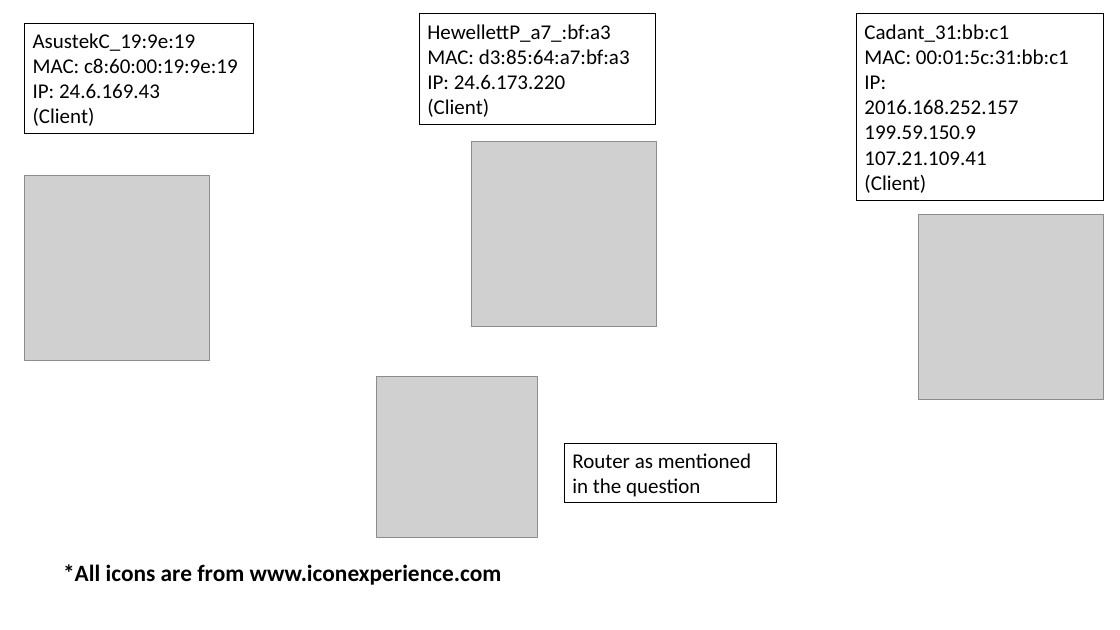
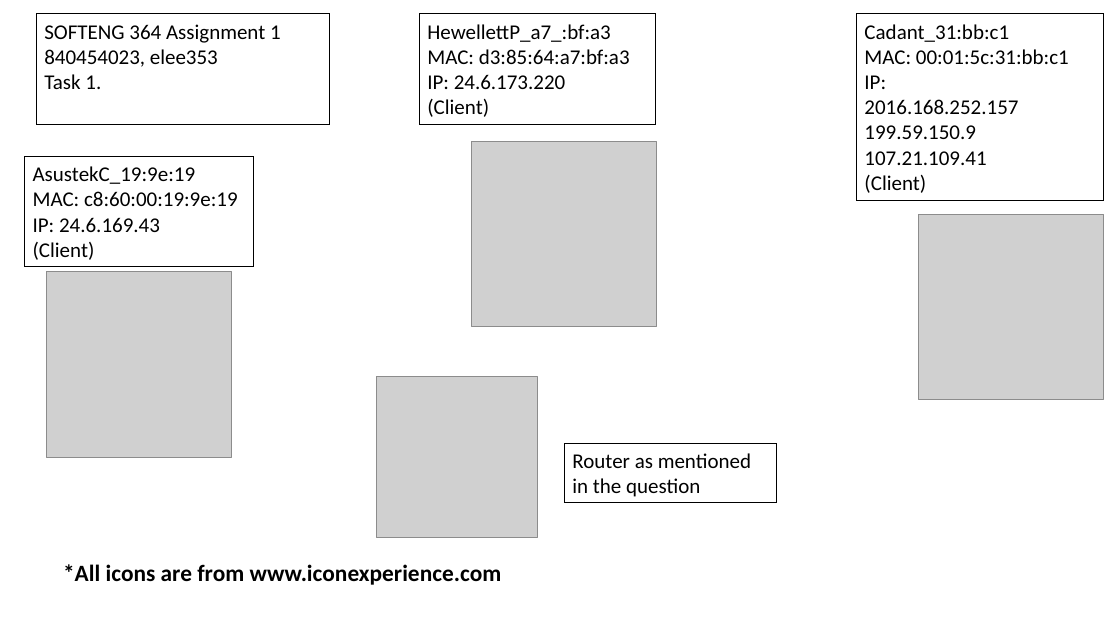
Before and after one commit to st970703/SOFTENG_364_Assignment1, a slide deck: slide 1 of task1_pcapng.pptx. Drawn at 1120x630 pixels with LibreOffice and Linux fonts; fonts in the diff are those of the drawing; grey boxes stand for pictures. Boxes give left, top, right and bottom in pixels: in the first picture for what was removed or moved away, otherwise in the second. Text is boxed around its words. In the diff, an @@ line names an element or a change of style, - is before the commit and + after.

Commit message:
Added title in ppt file
Added title in ppt file

```diff
--- a/task1_pcapng.pptx
+++ b/task1_pcapng.pptx
@@ rectangle added at [36, 14, 329, 124], outline #000000 0.75 pt, 18 pt, text #000000 @@
+SOFTENG 364 Assignment 1
+840454023, elee353
+Task 1.
@@ rectangle "AsustekC_19:9e:19": place and size @@
-rectangle "AsustekC_19:9e:19" at [24, 24, 253, 134]
+rectangle "AsustekC_19:9e:19" at [24, 157, 253, 267]
@@ picture: place and size @@
-picture at [24, 176, 209, 360]
+picture at [46, 272, 231, 457]
```
